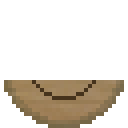
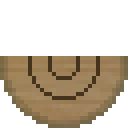
Layered file, before and after one edit (w=128, h=128). Changes by layer:
painted on "Layer 2" over [0, 56, 128, 80]
